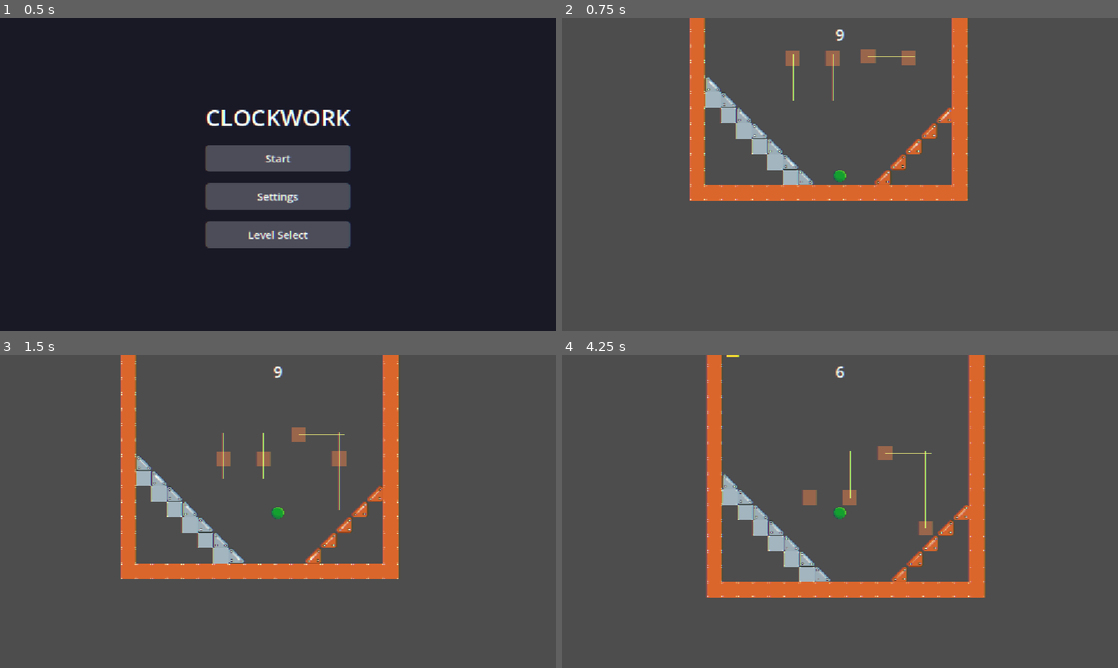
Above: before the commit, frames 1-4 (two rows, left to right).
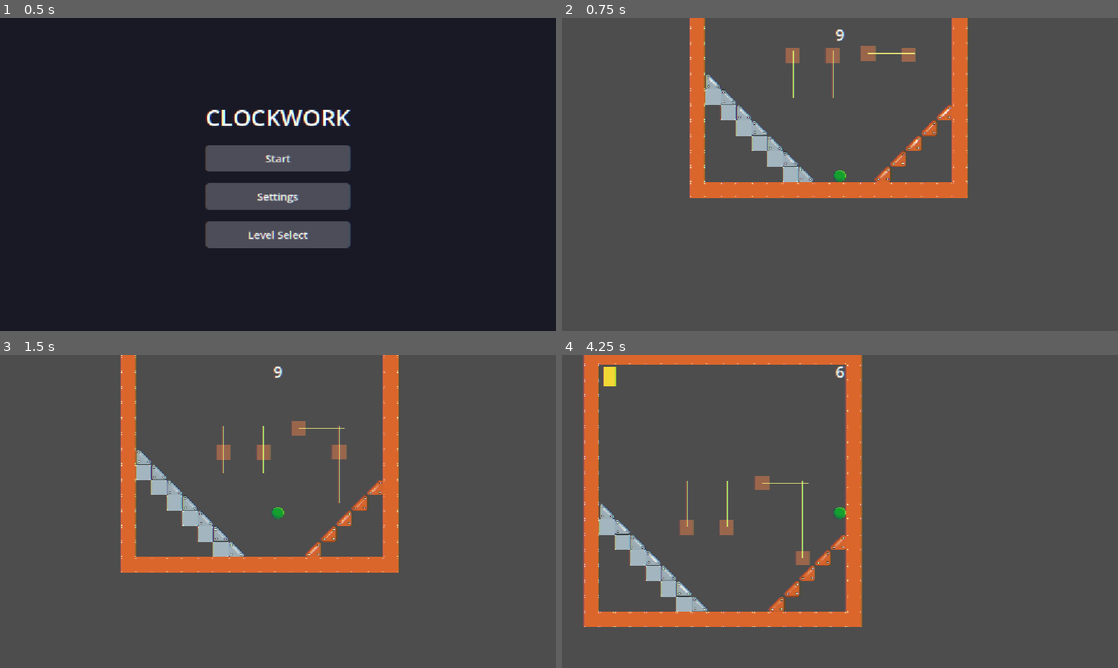
Above: after the commit, the same moments.

Repository: swan-eternal/clockwork
Game: Godot game, scene res://scenes/main_menu.tscn
The game is run twice, just before and just after one commit, with the same random seed, the same clock (stepped at 60 frames per second) and the same inputs.
Inputs:
- Up to frame 1 (0.5 s): no input
- Up to frame 2 (0.75 s): click "Start" at 0.5 s
- Up to frame 3 (1.5 s): tap Enter (ui_accept) at 1.25 s; hold Right (ui_right) from 1.28 s (still down)
- Up to frame 4 (4.25 s): tap Enter (ui_accept) at 1.52, 2.27, 3.77 s; release Right (ui_right) at 2.78 s; hold Left (ui_left) 2.78-3.53 s; hold Right (ui_right) from 3.53 s (still down)

Frame 1 is identical in both runs. In frame 2, 2.6% of the frame differs, in the area x 22-74%, y 2-59%; in frame 3, 4.6%; in frame 4, 20%, in the area x 3-77%, y 0-87%.

Commit message:
Tune slope feel: gravity bump, default friction 0.5, no input cap
Three related tweaks from Jason's playtest of the gravity-driven slope slide. All on scripts/player.gd.

1. Gravity 980 -> 1500 (Jason's suggestion, #1). More gravity = more slide acceleration on slopes, makes the 'rolling' feel more pronounced. Caveat: with per-tile friction=0.05 on the slope tiles, slide was already 95% of the gravity component. Adding 50% more gravity = ~50% more slide. If tumbling was overspeed-related this could make it worse; if it was anchoring-related (player lifting off slope) this helps. Jason can dial back via the inspector since gravity_strength is an @export.

2. Default friction 1.0 -> 0.5 in _get_friction_info (#2). Affects tiles without per-tile friction custom data; per-tile values still override. Jason's ramp tiles keep their 0.05 friction; this just gives unset tiles a baseline slide.

3. No input cap (#3). The comment block above the original horizontal motion code said 'don't hard-cap so the player can exceed RUN_SPEED via ramp launches' but the code DID hard-cap via move_toward. Now the code matches the comment -- when input_dir * current_right_speed >= RUN_SPEED (already at or above target in the input direction), input acceleration is skipped entirely so slope slides and jumps preserve their velocity. Same skip logic in both the AIR and RUN branches. Ramps feel like ramps because you build speed on them and carry it off into a jump.

Not addressed per Jason: #4 (decouple slope friction from flat friction) -- not needed; #5 (slide magnitude boost by slope angle) -- maybe later.

Diff:
--- a/scripts/player.gd
+++ b/scripts/player.gd
@@ -30,7 +30,11 @@
 @export var JUMP_VELOCITY := -400.0
 ## Gravitational acceleration magnitude (px/s²). Used together with
 ## gravity_direction to apply gravity in the current "down" direction.
-@export var gravity_strength := 980.0
+# Bumped from 980 to 1500 (2026-07-25) per Jason's playtest: more
+# gravity = more slide acceleration on slopes, which makes the
+# 'rolling' feel more pronounced. If tumbling emerges from
+# overspeed rather than under-anchoring, dial this back down.
+@export var gravity_strength := 1500.0
 
 ## Direction of gravity in world coordinates. Starts pointing down
 ## (Vector2.DOWN = (0, 1)). Rotates 90° CW on each clock tick.
@@ -194,14 +198,26 @@
 	if not is_on_floor():
 		if input_dir != 0:
 			var current_right_speed := velocity.dot(right_direction)
-			var target_right_speed := input_dir * RUN_SPEED
-			var new_right_speed := move_toward(current_right_speed, target_right_speed, AIR_ACCEL * delta)
-			velocity += (new_right_speed - current_right_speed) * right_direction
+			# Don't fight momentum. If the player is already at or above
+			# RUN_SPEED in the input direction, skip input acceleration
+			# entirely so slope slides and jumps preserve their velocity.
+			# (The comment block above says "don't hard-cap" but the
+			# original code did via move_toward; this restores the
+			# intended behavior -- ramps feel like ramps because you
+			# can build speed on them and carry it off into a jump.)
+			if input_dir * current_right_speed < RUN_SPEED:
+				var target_right_speed := input_dir * RUN_SPEED
+				var new_right_speed := move_toward(current_right_speed, target_right_speed, AIR_ACCEL * delta)
+				velocity += (new_right_speed - current_right_speed) * right_direction
 	elif input_dir != 0:
 		var current_right_speed := velocity.dot(right_direction)
-		var target_right_speed := input_dir * RUN_SPEED
-		var new_right_speed := move_toward(current_right_speed, target_right_speed, RUN_ACCEL * delta)
-		velocity += (new_right_speed - current_right_speed) * right_direction
+		# Same skip-if-over-target logic as the air branch -- the
+		# player can build speed on a slope and carry it off the ramp
+		# (or use it to jump farther) without the input fighting it.
+		if input_dir * current_right_speed < RUN_SPEED:
+			var target_right_speed := input_dir * RUN_SPEED
+			var new_right_speed := move_toward(current_right_speed, target_right_speed, RUN_ACCEL * delta)
+			velocity += (new_right_speed - current_right_speed) * right_direction
 	else:
 		# Grounded with no input. Decel only on flat ground relative
 		# to gravity (floor_normal aligned with -gravity_direction).
@@ -295,7 +311,7 @@
 	if not _tile_map:
 		return {"friction": 1.0, "contact_cell": Vector2i(-1, -1)}
 	var query_y := global_position.y + _get_bottom_offset() + surface_query_depth
-	var best := {"friction": 1.0, "contact_cell": Vector2i(-1, -1)}
+	var best := {"friction": 0.5, "contact_cell": Vector2i(-1, -1)}
 	for offset in surface_query_x_offsets:
 		var query_point := Vector2(global_position.x + offset, query_y)
 		var local_pos := _tile_map.to_local(query_point)
